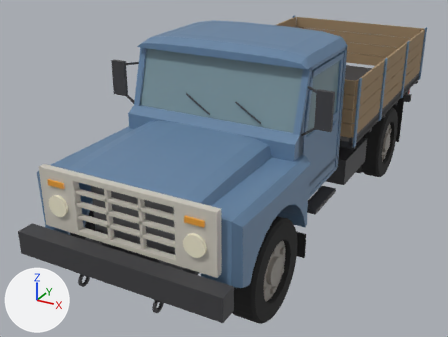
One commit to the Blender file art/vehicles/doruk-k180/Doruk-K180_Master.blend: the scene before it, then after it.
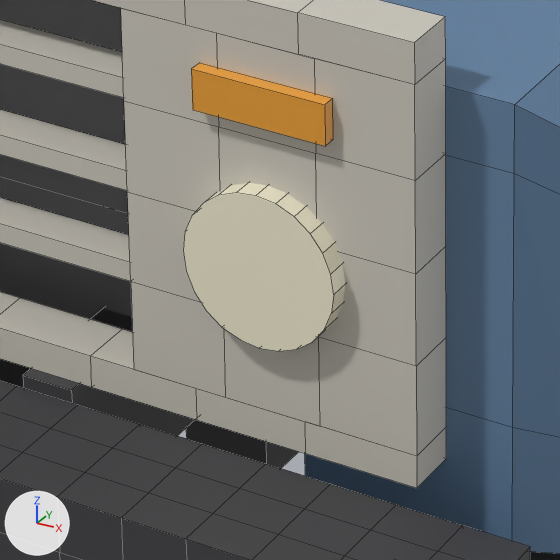
The first picture shows the older version from a 50 mm camera at (3.34, -7.17, 4.13) aimed at (-0.45, -0.27, 0.68). The close-ups show the older and then the newer version on the part from 35% to 53% of the width and 61% to 86% of the height of that picture. Only the edits that show in the close-ups are written down. Lighting does not change. The marker at lower left points along +X, +Y and +Z. The close-ups show mesh edges as thin lines.

Names of what the first close-up shows: 'Chassis_Frame', 'Engine_Block', 'Fender_FL', 'Front_Bumper', 'Grille_Panel', 'Headlight_L', 'Turn_Signal_L' and 1 more.
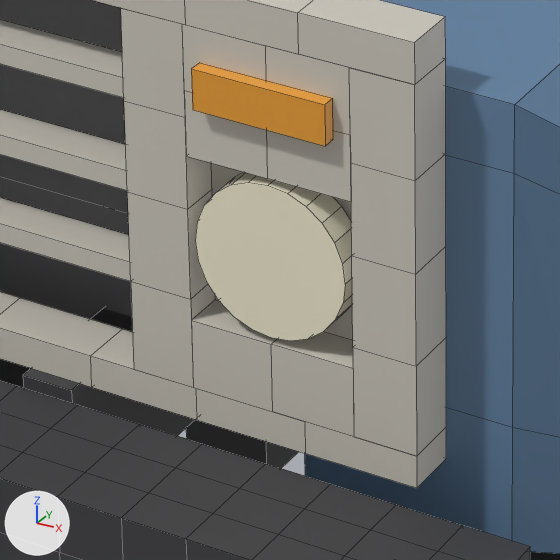
The change, as a list of edits to the scene's bpy script:
```text
Change me_grille_panel:
    used by ob_grille_panel; parent = ob_parts; location = (0.0, -3.0, 1.33)
    remove me_grille_panel.from_pydata(...)  # 260 vertices, 242 faces; spans x -1.02..1.02, y -0.08..0.0, z -0.33..0.33
    add me_grille_panel.from_pydata(...)  # 356 vertices, 322 faces; spans x -1.02..1.02, y -0.08..0.0, z -0.33..0.33
    me_grille_panel part 1: a new loose piece of 18 vertices spanning x 0.68..0.93, y -0.08..0.0, z 0.07..0.27, in mat_m_grille (light grey #cecabf)
    me_grille_panel part 2: a new loose piece of 18 vertices spanning x 0.68..0.93, y -0.02..0.0, z -0.18..0.07, in mat_m_grille (light grey #cecabf)
    me_grille_panel part 3: 12 vertices moved from x 0.73..0.87, y -0.08..0.0, z -0.14..0.13 to x 0.68..0.93, y -0.08..0.0, z -0.14..0.13; 8 vertices removed from x 0.73..0.87, y -0.08..0.0, z -0.28..0.27; 20 vertices added at x 0.68..0.93, y -0.08..0.0, z -0.28..0.27
    other edits to the shape of me_grille_panel do not show in these pictures
Change me_headlight_l:
    used by ob_headlight_l; parent = ob_parts; location = (0.8, -3.08, 1.28)
    remove me_headlight_l.from_pydata(...)  # 48 vertices, 26 faces; spans x -0.115..0.115, y -0.03..0.01, z -0.115..0.115
    add me_headlight_l.from_pydata(...)  # 48 vertices, 26 faces; spans x -0.115..0.115, y -0.05..0.0, z -0.115..0.115
    me_headlight_l part 4: the whole mesh is scaled about its middle by (1, 1.25, 1), then moved by (0.0, -0.015, 0.0)
Change ob_headlight_l:
    ob_headlight_l.location: (0.8, -3.08, 1.28) -> (0.8, -3.03, 1.28)
```

What differs and where, as boxes (x1, y1, x2, y2) in the close-ups (560 x 560 px; the box of a moved part takes in the faces that stretch with it):
'Headlight_L', moved, rescaled
    before: (183, 183, 345, 351)
    after: (195, 172, 352, 341)
part 1 of me_grille_panel, added
    after: (182, 24, 351, 202)
part 2 of me_grille_panel, added (mostly hidden)
    after: (211, 163, 353, 340)
part 3 of me_grille_panel, moved or reshaped
    both: (121, 8, 417, 456)
